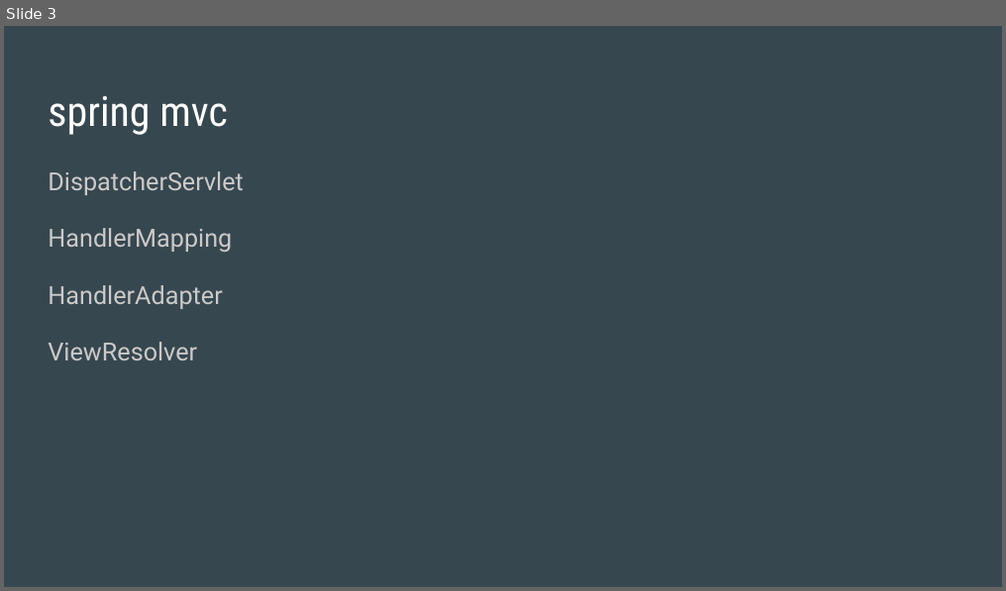
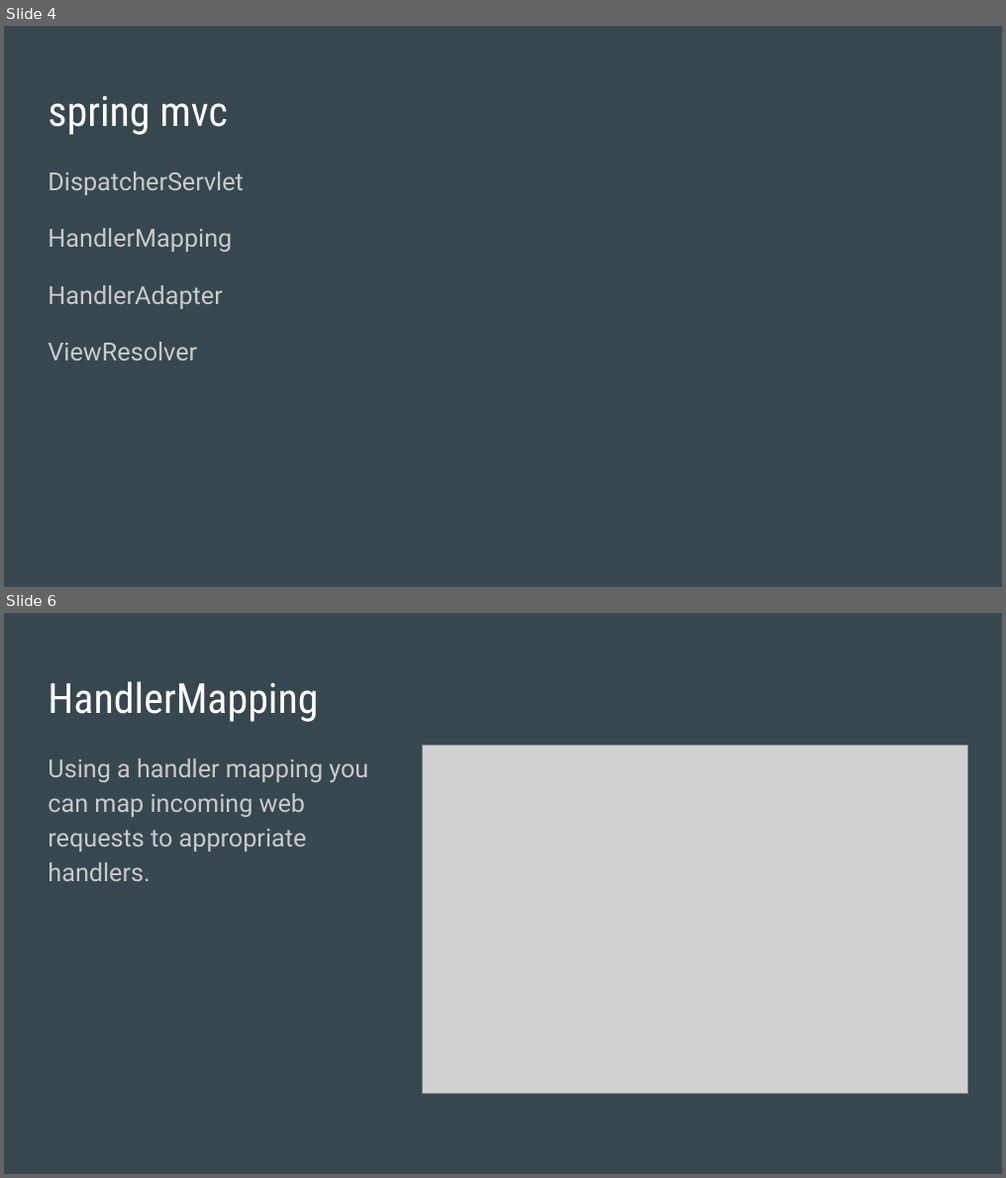
Before and after one commit to mwang98/Spring-webmvc-python, a slide deck: SE Presentation 10_6-2.pptx. Shown one above the other, each under a label of ours: slide 3 before the commit, slides 4 and 6 after it; the slides between them are not shown. The pictures are 1006x591 and 1006x1178 pixels, drawn with LibreOffice and Linux fonts; fonts in the diff are those of the drawing; grey boxes stand for pictures. Boxes give left, top, right and bottom in pixels: in the first picture for what was removed or moved away, otherwise in the second. Text is boxed around its words. In the diff, an @@ line names an element or a change of style, - is before the commit and + after.

```diff
--- a/SE Presentation 10_6-2.pptx
+++ b/SE Presentation 10_6-2.pptx
@@ slide 6 added at [4, 613, 1002, 1174], background #37474F @@
@@ title added at [48, 681, 318, 722], 30 pt, text #FFFFFF @@
+HandlerMapping
@@ text added at [48, 759, 368, 881], 18 pt, text #CACACA @@
+Using a handler mapping you can map incoming web requests to appropriate handlers.
@@ picture added at [422, 746, 968, 1094] @@
@@ what was slide 3 is now slide 4 @@
```
Also in this commit, not shown: 4 other slides added, 4 slides removed.
